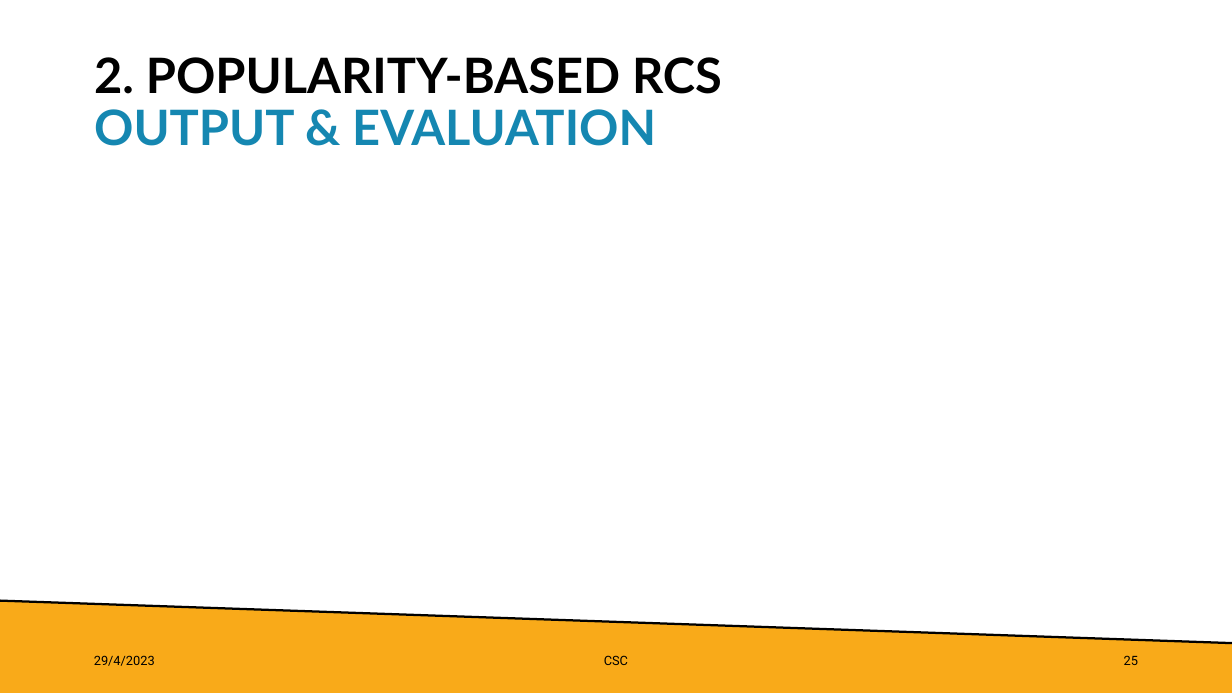
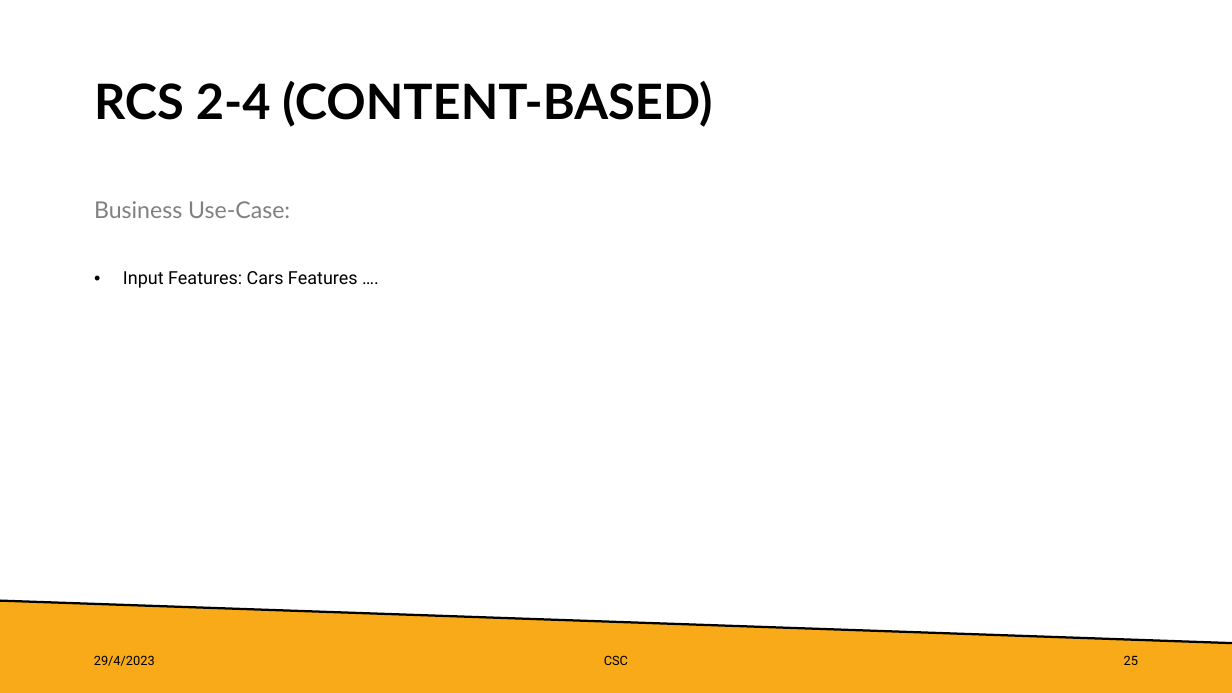
Before and after one commit to lkimhui/CarSmartConsultancy, a slide deck: slide 25 of BIG_DATA_PROCESSING_PresentationDeck.pptx. Drawn at 1232x693 pixels with LibreOffice and Linux fonts; fonts in the diff are those of the drawing. Boxes give left, top, right and bottom in pixels: in the first picture for what was removed or moved away, otherwise in the second. Text is boxed around its words. In the diff, an @@ line names an element or a change of style, - is before the commit and + after.

```diff
--- a/BIG_DATA_PROCESSING_PresentationDeck.pptx
+++ b/BIG_DATA_PROCESSING_PresentationDeck.pptx
@@ title at [94,81,712,127]: text changed @@
-2. POPULARITY-BASED RCS
-OUTPUT & EVALUATION
+RCS 2-4 (CONTENT-BASED)
@@ text added at [94,201,290,218], 18 pt, text #808080 @@
+Business Use-Case:
@@ text added at [123,271,358,288], 14 pt, text #000000 @@
+• Input Features: Cars Features ….
```
Also in this commit, not shown: 10 other slides changed, 3 slides added.
